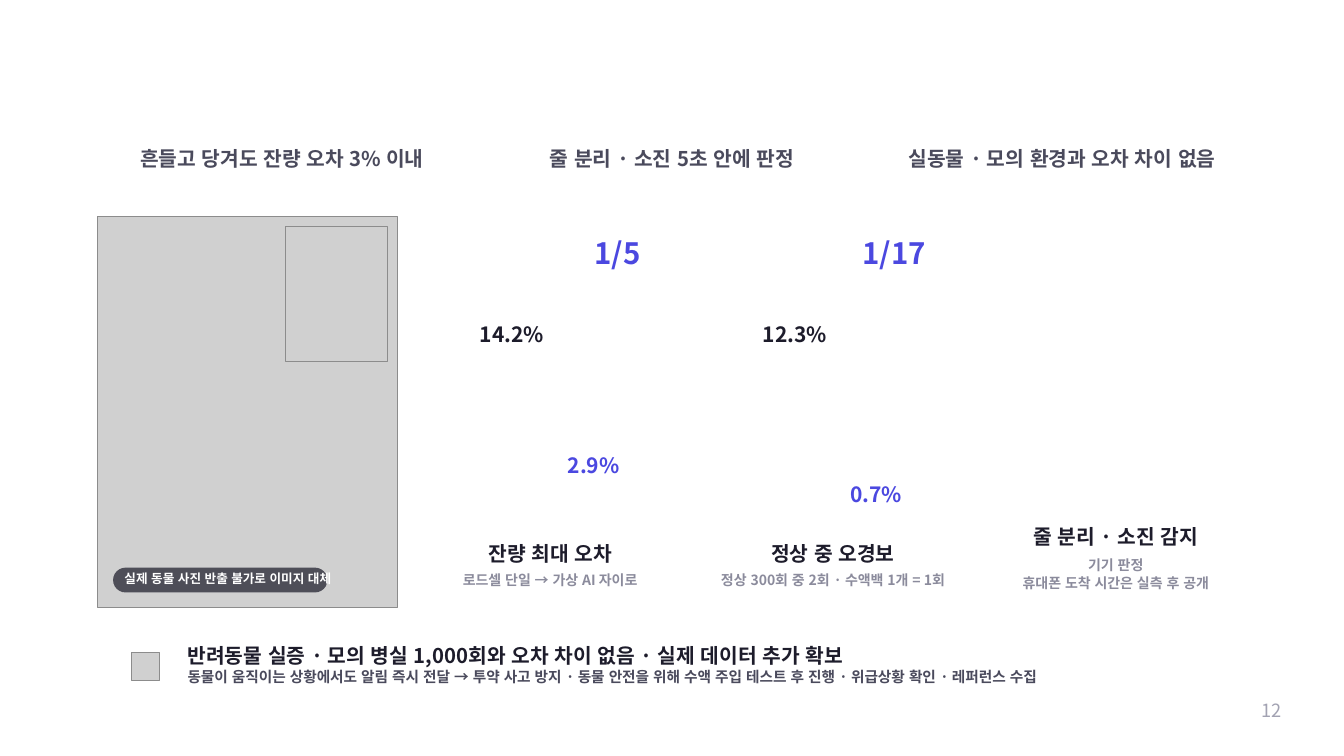
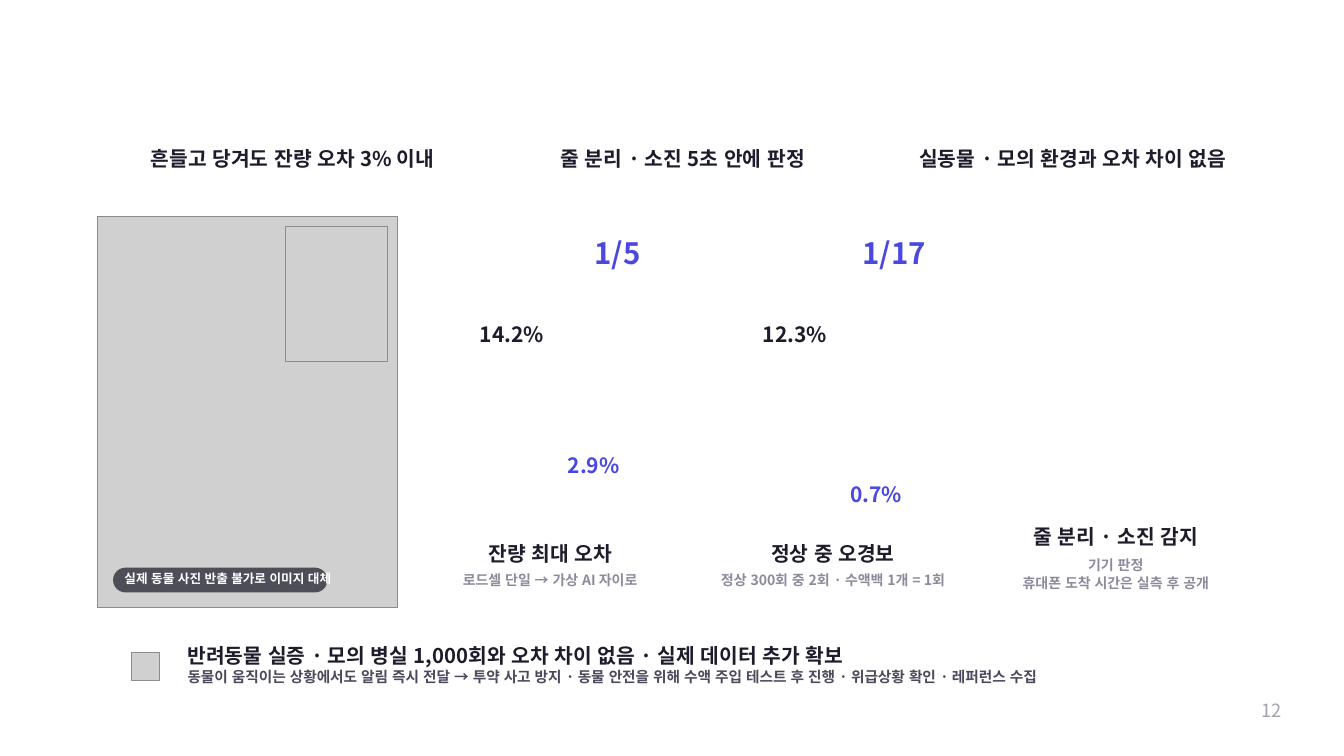
Before and after one commit to yhkwon2004/pet_test, a slide deck: slide 12 of export/INFU-RETRO_IR_WON-SHOT_editable.pptx. Drawn at 1344x756 pixels with LibreOffice and Linux fonts; fonts in the diff are those of the drawing; grey boxes stand for pictures; background and template pictures are left out. Boxes give left, top, right and bottom in pixels: in the first picture for what was removed or moved away, otherwise in the second. Text is boxed around its words. In the diff, an @@ line names an element or a change of style, - is before the commit and + after.

```diff
--- a/export/INFU-RETRO_IR_WON-SHOT_editable.pptx
+++ b/export/INFU-RETRO_IR_WON-SHOT_editable.pptx
@@ 3 texts: place and size @@
-3 texts at box(140, 149, 1215, 168)
+3 texts at box(151, 145, 1226, 172)
@@ text colour #4A4A5C to #1D1C2B in 3 elements at box(919, 149, 1226, 168), box(561, 145, 804, 172), box(151, 149, 434, 168) @@
```
Also in this commit, not shown: 19 other slides changed, 2 slides added, 2 other files.
